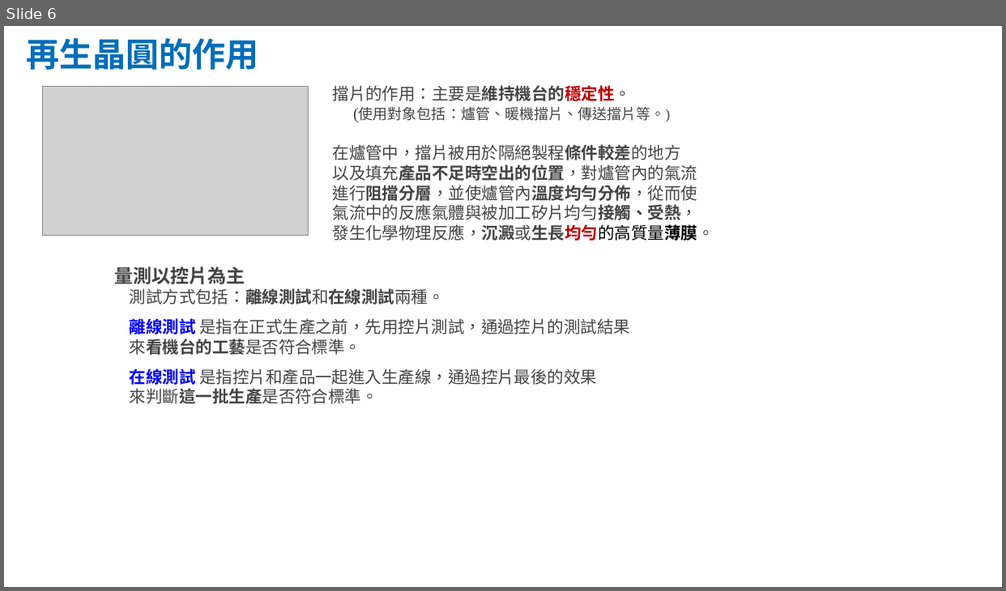
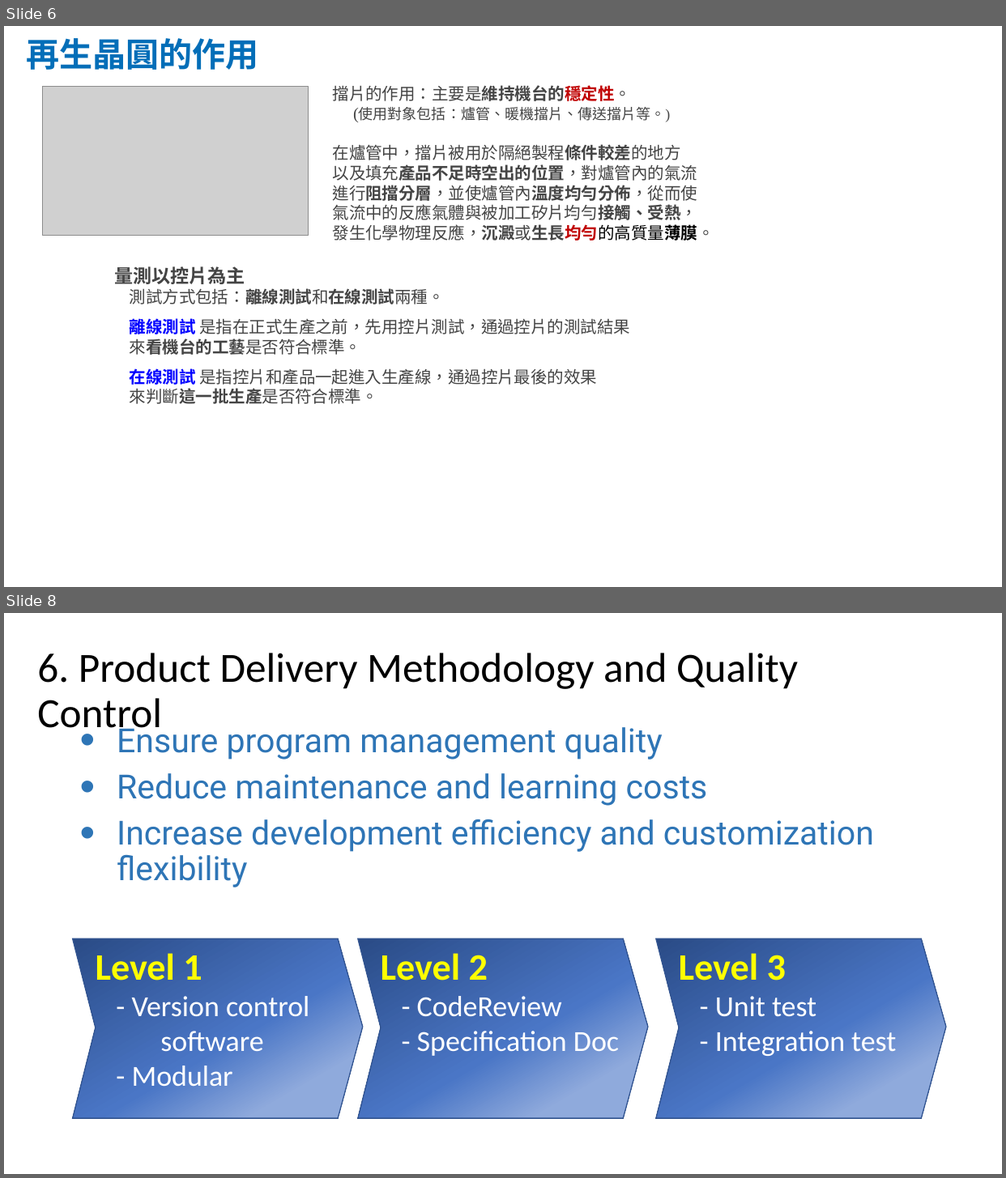
Before and after one commit to thonyl19/MyKata, a slide deck: Doc/PPT/Samle.pptx. Shown one above the other, each under a label of ours: slide 6 before the commit, slides 6 and 8 after it; the slides between them are not shown. The pictures are 1006x591 and 1006x1178 pixels, drawn with LibreOffice and Linux fonts; fonts in the diff are those of the drawing; grey boxes stand for pictures. Boxes give left, top, right and bottom in pixels: in the first picture for what was removed or moved away, otherwise in the second. Text is boxed around its words. In the diff, an @@ line names an element or a change of style, - is before the commit and + after.

```diff
--- a/Doc/PPT/Samle.pptx
+++ b/Doc/PPT/Samle.pptx
@@ slide 8 added at [4, 613, 1002, 1174], background #FFFFFF @@
@@ text added at [37, 653, 798, 737], 40 pt, text #000000 @@
+6. Product Delivery Methodology and Quality Control
@@ text added at [117, 722, 874, 888], 32 pt, text #2E75B6 @@
+• Ensure program management quality
+• Reduce maintenance and learning costs
+• Increase development efficiency and customization flexibility
@@ freeform shape added at [73, 939, 364, 1119], fill gradient #2A4B86 to #4A76C6 to #8FAADC, outline #325491 1 pt, 28 pt, text #FFFFFF @@
+Level 1
+- Version control software
+- Modular
@@ freeform shape added at [358, 939, 649, 1119], fill gradient #2A4B86 to #4A76C6 to #8FAADC, outline #325491 1 pt, 28 pt, text #FFFFFF @@
+Level 2
+- CodeReview
+- Specification Doc
@@ freeform shape added at [656, 939, 947, 1119], fill gradient #2A4B86 to #4A76C6 to #8FAADC, outline #325491 1 pt, 28 pt, text #FFFFFF @@
+Level 3
+- Unit test
+- Integration test
```
Also in this commit, not shown: 1 other slide added, 1 slide removed, 4 other files.
